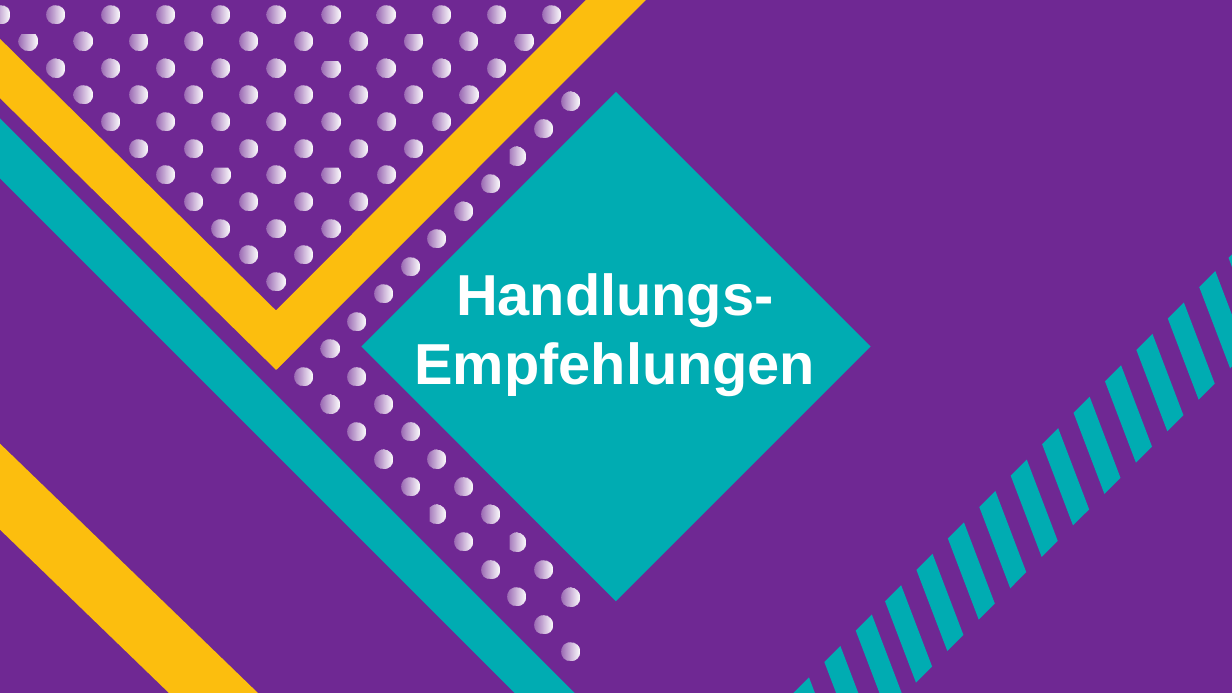
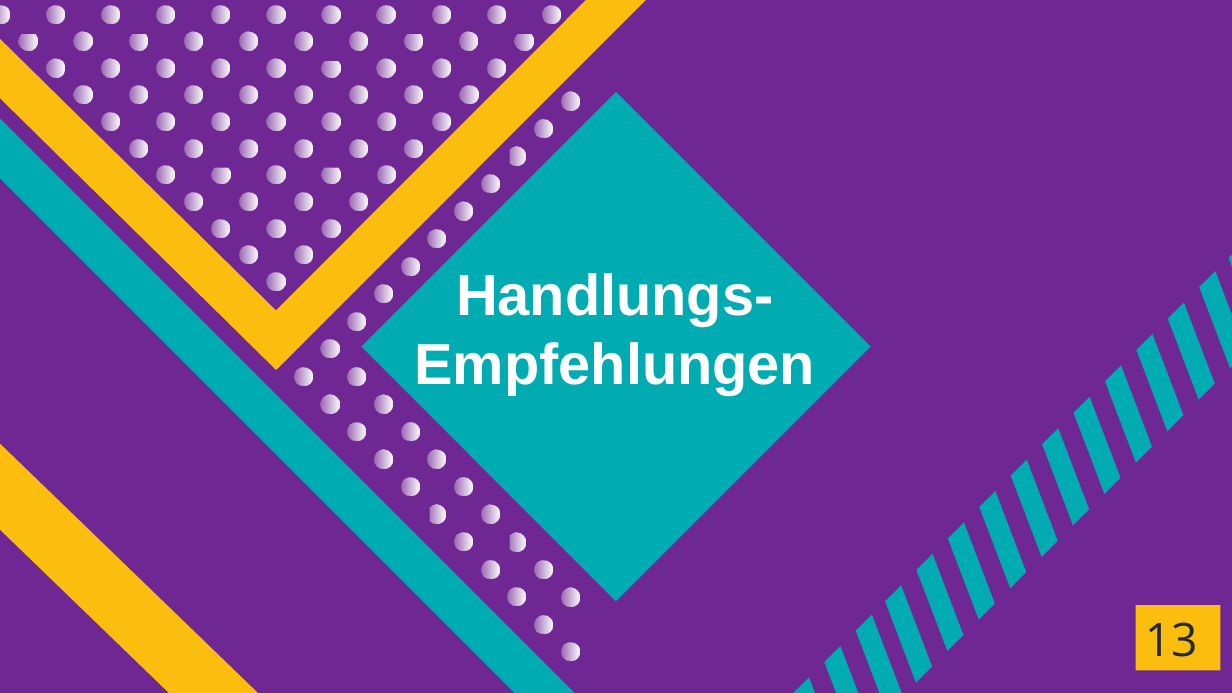
Before and after one commit to Eyssamsh/gui, a slide deck: slide 15 of guiProjekt/downloads/Final Präsentation Mehrsprachigkeit.pptx. Drawn at 1232x693 pixels with LibreOffice and Linux fonts; fonts in the diff are those of the drawing. Boxes give left, top, right and bottom in pixels: in the first picture for what was removed or moved away, otherwise in the second. Text is boxed around its words. In the diff, an @@ line names an element or a change of style, - is before the commit and + after.

```diff
--- a/guiProjekt/downloads/Final Präsentation Mehrsprachigkeit.pptx
+++ b/guiProjekt/downloads/Final Präsentation Mehrsprachigkeit.pptx
@@ rectangle added at (1136,605,1221,671), fill #FCBE0E, 36 pt, text #222A35 @@
+13
```
Also in this commit, not shown: 16 other slides changed.
